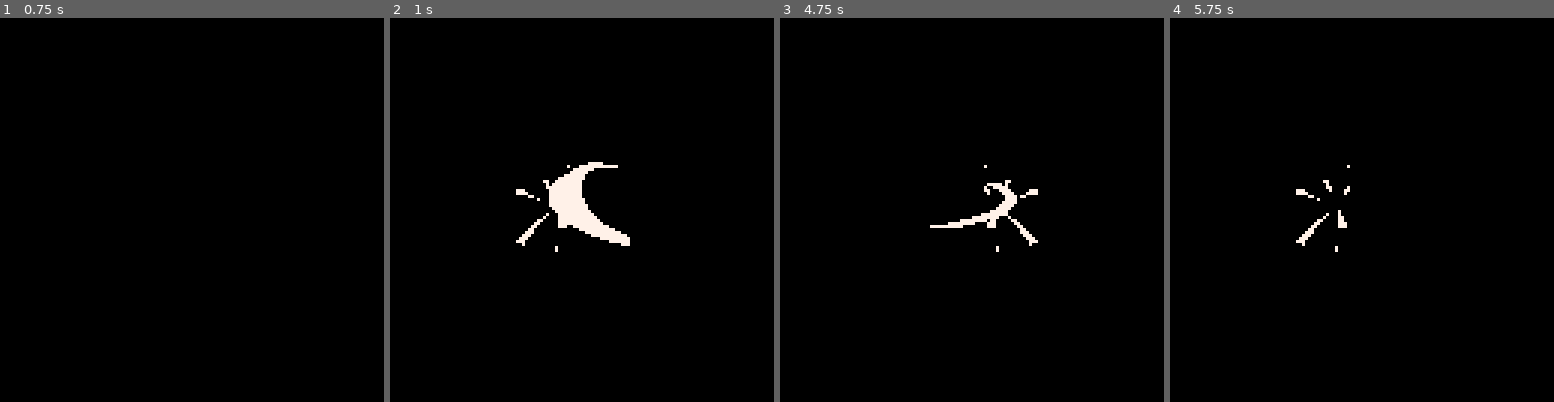
Above: before the commit, frames 1-4 (left to right).
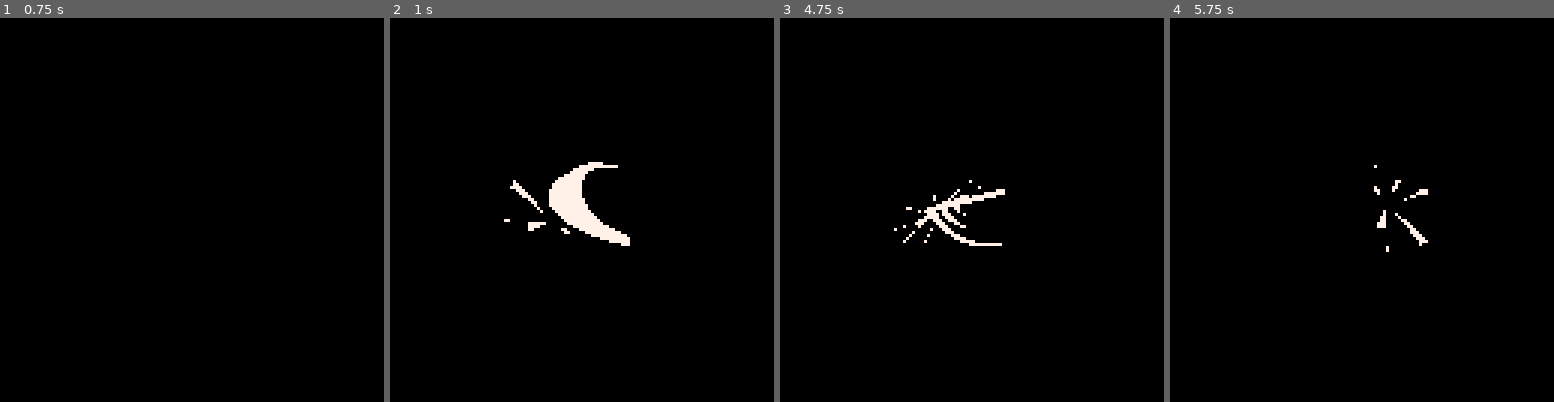
Above: after the commit, the same moments.

Repository: mkaemmerer/swordplay
Game: PICO-8 cartridge battle_anim.p8
Two runs of this game, one before a commit and one after it. Both use one fixed random seed, a clock stepped at 60 frames per second and the inputs below.
Inputs:
- Up to frame 1 (0.75 s): no input
- Up to frame 2 (1 s): no input
- Up to frame 3 (4.75 s): no input
- Up to frame 4 (5.75 s): no input

Frame 1 is identical in both runs. In frame 2, 0.4% of the frame differs, in the area x 29-47%, y 38-61%; in frame 3, 1.7%, in the area x 29-68%, y 38-61%; in frame 4, 0.7%.

Commit message:
More battle anim sprites

Diff:
--- a/battle_anim.p8
+++ b/battle_anim.p8
@@ -604,9 +604,12 @@
 slash_1 = spr_frame(64,4,4)
 slash_2 = spr_frame(68,4,4)
 slash_3 = spr_frame(72,4,4)
+slash_4 = spr_frame(76,4,4)
 
 sparks_1 = spr_frame(128,4,4)
 sparks_2 = spr_frame(132,4,4)
+sparks_3 = spr_frame(136,4,4)
+sparks_4 = spr_frame(140,4,4)
 
 function anim_slash_1(flp_x)
 	local dx = flp_x and -1 or 1
@@ -633,7 +636,7 @@
 	local slash  = slash_2(flp_x)
 	local sparks =
 		draw_with_offset(12*dx,0)
-			(sparks_1(flp_x))
+			(sparks_2(flp_x))
 
 	return flow.seq({
 		-- slash
@@ -653,7 +656,7 @@
 	local slash  = slash_3(flp_x)
 	local sparks =
 		draw_with_offset(12*dx,0)
-			(sparks_2(not flp_x))
+			(sparks_3(not flp_x))
 
 	return flow.seq({
 		-- slash
@@ -668,6 +671,27 @@
 	})
 end
 
+function anim_slash_4(flp_x)
+	local dx = flp_x and -1 or 1
+	local slash  = slash_4(flp_x)
+	local sparks =
+		draw_with_offset(12*dx,0)
+			(sparks_4(not flp_x))
+
+	return flow.seq({
+		-- slash
+		anim_frame(slash, 2),
+		-- slash + sparks
+		anim_frame(
+			draw_seq({slash,sparks}),
+			1
+		),
+		-- sparks
+		anim_frame(sparks,1),
+	})
+end
+
+
 
 anim_flow = flow.loop(
 	flow.seq({
@@ -684,6 +708,9 @@
 		anim_frame(noop,20),
 
 		anim_slash_3(true),
+		anim_frame(noop,20),
+
+		anim_slash_4(true),
 		anim_frame(noop,20),
 	}):wrap(function(scn)
 		return {
Not shown, changed: 44 lines of the sprite sheet (__gfx__) section of battle_anim.p8
